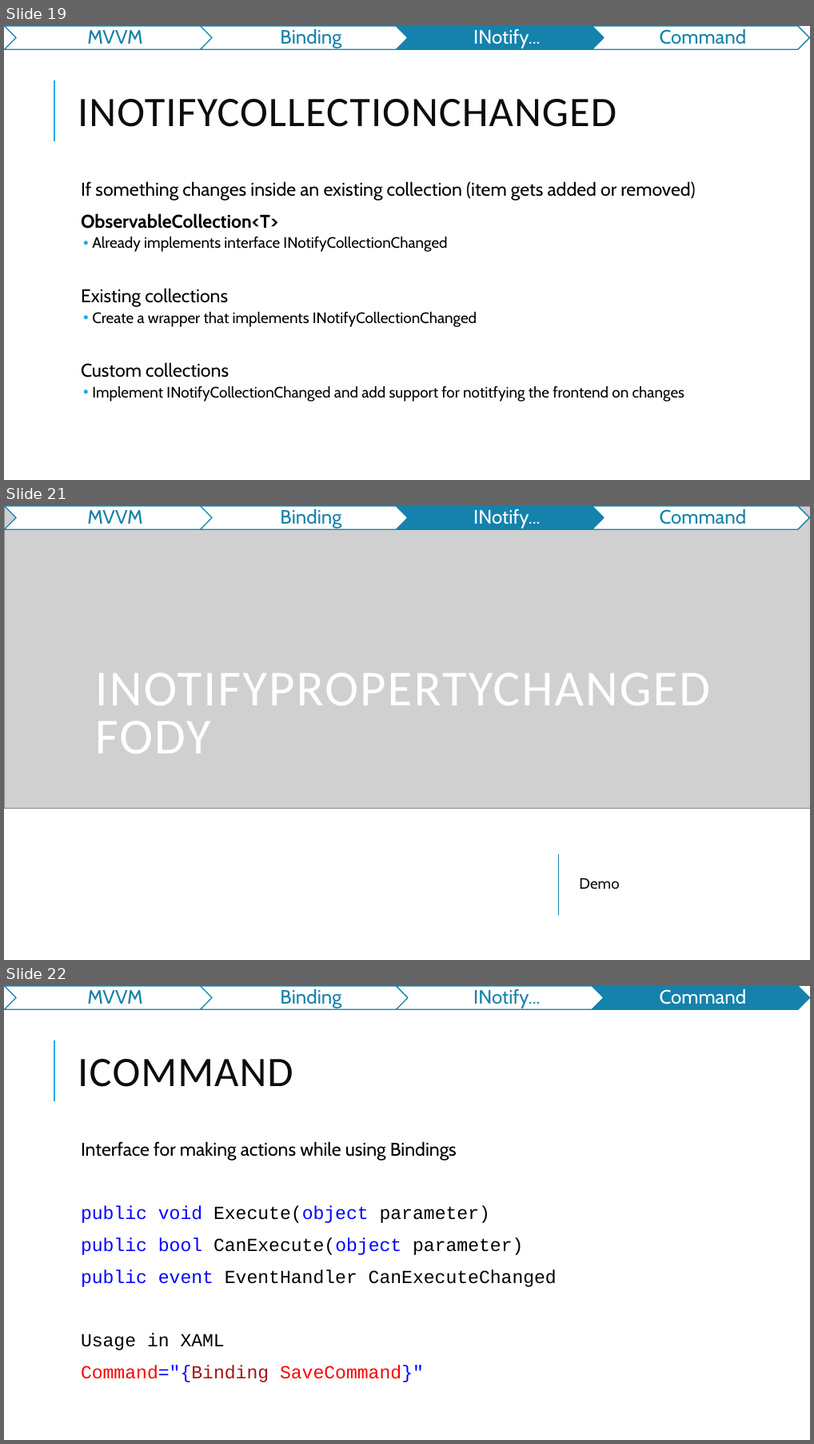
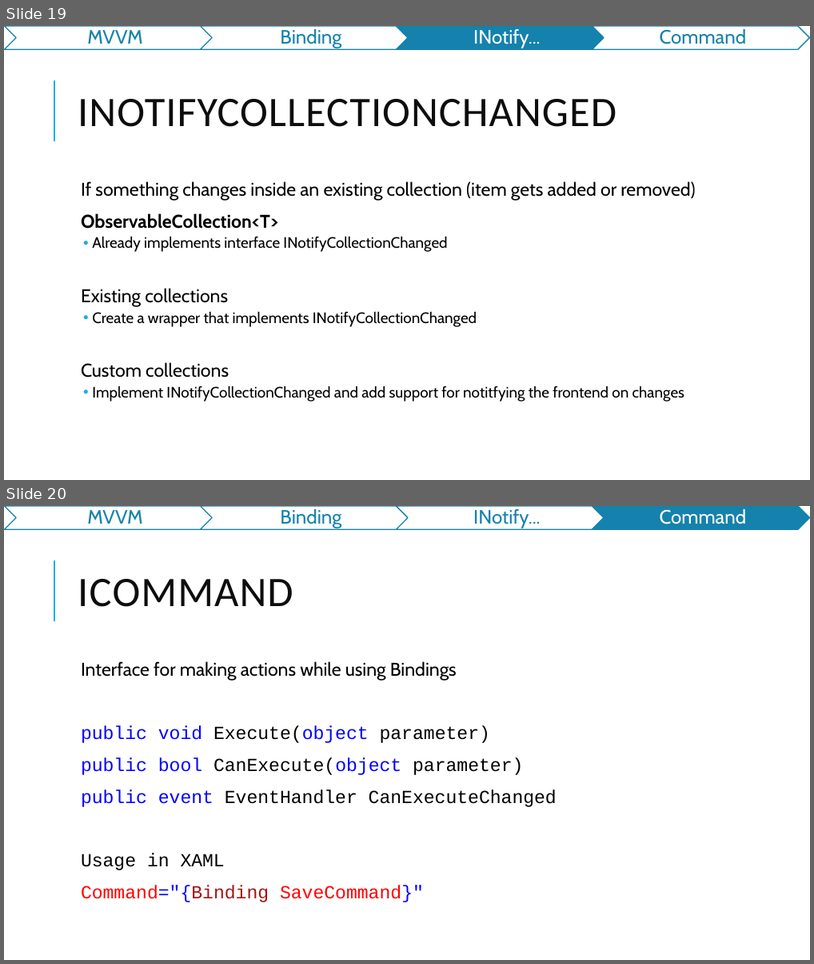
Before and after one commit to jasho/pv239-maui, a slide deck: 03_MVVM/PV239-Xamarin-03_MVVM.pptx. Shown one above the other, each under a label of ours: slides 19, 21 and 22 before the commit, slides 19 and 20 after it; the slides between them are not shown. The pictures are 814x1444 and 814x964 pixels, drawn with LibreOffice and Linux fonts; fonts in the diff are those of the drawing; grey boxes stand for pictures. Boxes give left, top, right and bottom in pixels: in the first picture for what was removed or moved away, otherwise in the second. Text is boxed around its words. In the diff, an @@ line names an element or a change of style, - is before the commit and + after.

```diff
--- a/03_MVVM/PV239-Xamarin-03_MVVM.pptx
+++ b/03_MVVM/PV239-Xamarin-03_MVVM.pptx
@@ slide 21 removed at [4, 506, 810, 960], background #FFFFFF @@
@@ rectangle removed at [4, 506, 810, 808] @@
@@ picture removed at [4, 506, 810, 808] @@
@@ group removed at [5, 506, 810, 529]: 4 chevrons, 4 texts @@
-MVVM
-Binding
-INotify...
-Command
@@ group removed at [4, 506, 810, 529]: 5 chevrons, 4 texts @@
-Ovládací prvky
-Layouty
-Navigace
-Lokalizace
@@ text removed at [95, 673, 710, 753] @@
-INOTIFYPROPERTYCHANGED
-FODY
@@ line removed from (558, 915) to (558, 855) @@
@@ text removed at [579, 877, 619, 888] @@
-Demo
@@ what was slide 22 is now slide 20 @@
```
Also in this commit, not shown: 1 other slide removed.
